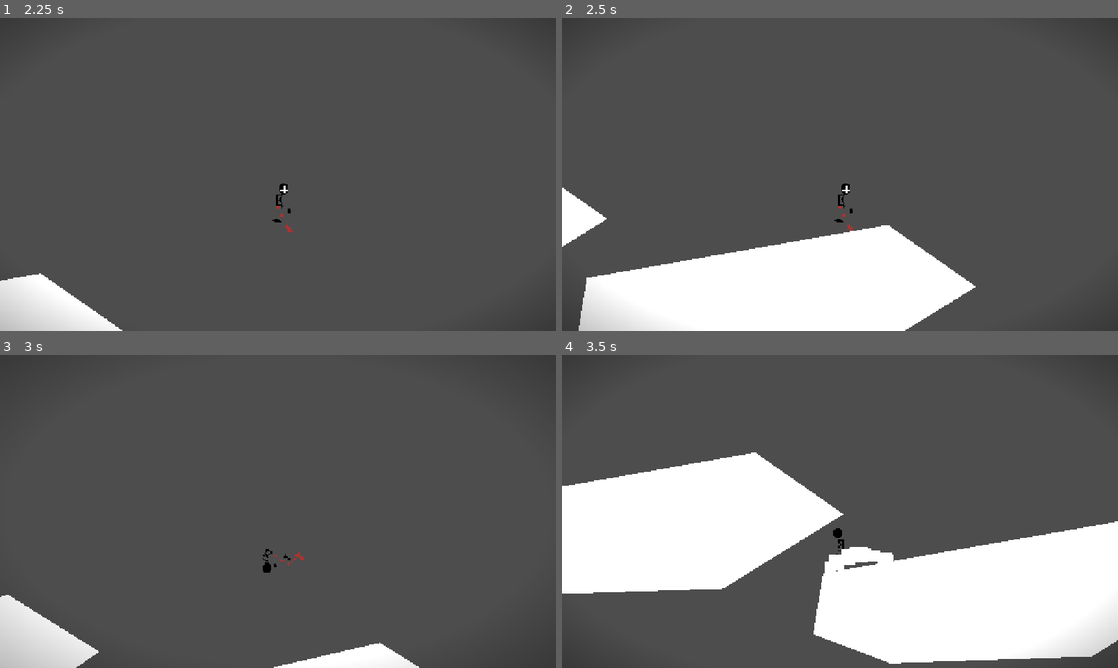
Above: before the commit, frames 1-4 (two rows, left to right).
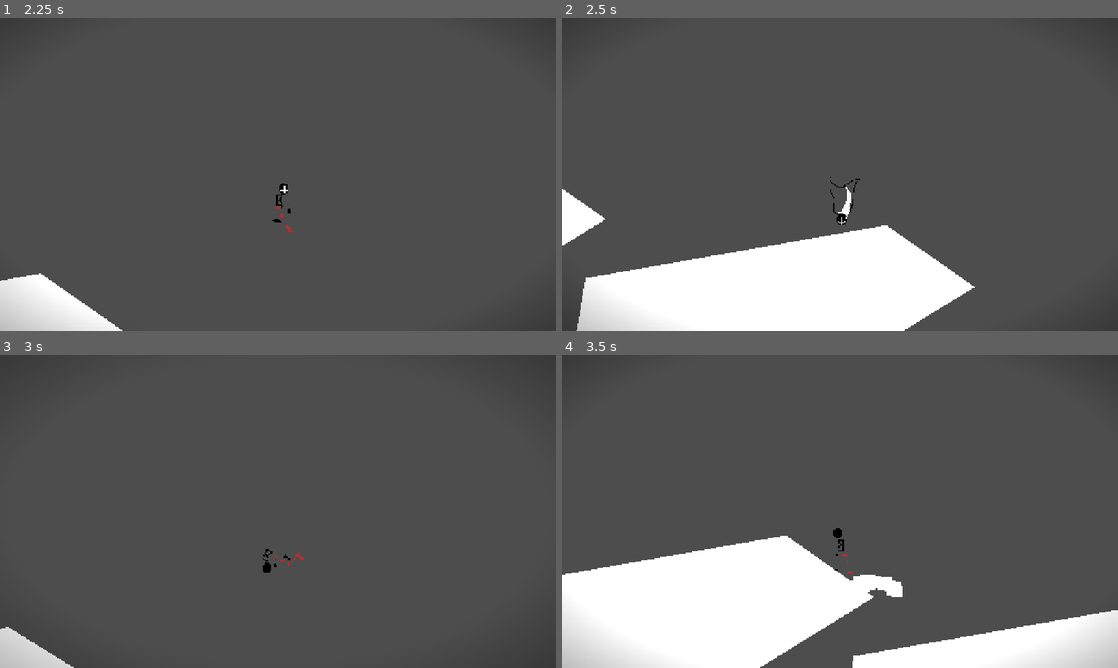
Above: after the commit, the same moments.

Repository: Jeremy-81/GamaBanda
Game: Godot game, scene res://scenes/menu/menu.tscn
The game is run twice, just before and just after one commit, with the same random seed, the same clock (stepped at 60 frames per second) and the same inputs.
Inputs (mouse positions are in pixels of both pictures, inside the frame that each line leads up to):
- Up to frame 1 (2.25 s): click "Play" at 0.5 s; tap Enter at 1.25 s; move the mouse to (400, 158) at 1.27 s; hold Space (jump) 1.28-2.03 s; hold D (go_right) from 1.28 s (still down); move the mouse to (166, 190) at 2.02 s; click (166, 190) at 2.1 s
- Up to frame 2 (2.5 s): keep holding D (go_right); tap Space (jump) at 2.27, 2.3 s
- Up to frame 3 (3 s): tap Space (jump) at 2.57 s; move the mouse to (333, 442) at 2.77 s; release D (go_right) at 2.78 s; hold A (go_left) from 2.78 s (still down); hold Space (jump) from 2.78 s (still down); tap Shift (dash) at 2.85 s
- Up to frame 4 (3.5 s): keep holding A (go_left); keep holding Space (jump)

Frame 1 is identical in both runs. In frame 2, 0.4% of the frame differs, in the area x 0-75%, y 50-100%; in frame 3, 2.7%; in frame 4, 40%, in the area x 0-100%, y 31-100%.

Commit message:
Fixed animations for the jump and speed fall

Diff:
--- a/project.godot
+++ b/project.godot
@@ -20,6 +20,12 @@
 window/size/viewport_width=1280
 window/size/viewport_height=720
 window/stretch/mode="canvas_items"
+
+[editor]
+
+movie_writer/video_quality=0.2
+movie_writer/movie_file="C:/Users/John Fernandez/Documents/Personal/Jam/GamaBanda/out/video.avi"
+movie_writer/fps=24
 
 [global_group]
 
--- a/scenes/objects/player/player.gd
+++ b/scenes/objects/player/player.gd
@@ -53,10 +53,12 @@
 	elif not in_coyote_time:
 		$CoyoteTimer.start();
 		in_coyote_time = true;
+	$AnimationTree.set("parameters/StateMachine/conditions/landed", is_on_floor());
 
 	var is_speed_falling := false;
 	if has_jumped and not is_on_floor() and Input.is_action_pressed("jump"):
 		is_speed_falling = true;
+	$AnimationTree.set("parameters/StateMachine/conditions/impulse", is_speed_falling);
 
 	if Input.is_action_just_pressed("dash") and can_dash and h_direction != 0.0:
 		h_direction = sign(h_direction);
@@ -75,7 +77,7 @@
 		has_jumped = true;
 
 	if is_speed_falling:
-		v_speed += gravity * delta * 16;
+		v_speed += gravity * delta * 4;
 	else:
 		v_speed += gravity * delta;
 
--- a/scenes/objects/player/player.tscn
+++ b/scenes/objects/player/player.tscn
@@ -272,11 +272,6 @@
 "name": &"land",
 "speed": 6.0
 }, {
-"frames": [],
-"loop": true,
-"name": &"new_animation",
-"speed": 5.0
-}, {
 "frames": [{
 "duration": 1.0,
 "texture": SubResource("AtlasTexture_jx0p0")
@@ -296,7 +291,7 @@
 "duration": 1.0,
 "texture": SubResource("AtlasTexture_iwans")
 }],
-"loop": false,
+"loop": true,
 "name": &"run",
 "speed": 12.0
 }]
@@ -439,7 +434,7 @@
 
 [sub_resource type="Animation" id="Animation_io36v"]
 resource_name = "jump"
-length = 0.45
+length = 0.43
 tracks/0/type = "value"
 tracks/0/imported = false
 tracks/0/enabled = true
@@ -555,40 +550,6 @@
 blend_point_1/pos = 1.0
 blend_mode = 1
 
-[sub_resource type="AnimationNodeAnimation" id="AnimationNodeAnimation_qfccq"]
-animation = &"fall_impulse"
-
-[sub_resource type="AnimationNodeAnimation" id="AnimationNodeAnimation_ejlqc"]
-animation = &"falling_fast"
-
-[sub_resource type="AnimationNodeAnimation" id="AnimationNodeAnimation_rp72t"]
-animation = &"land"
-
-[sub_resource type="AnimationNodeStateMachineTransition" id="AnimationNodeStateMachineTransition_g65c7"]
-advance_mode = 2
-
-[sub_resource type="AnimationNodeStateMachineTransition" id="AnimationNodeStateMachineTransition_japq8"]
-switch_mode = 2
-advance_mode = 2
-
-[sub_resource type="AnimationNodeStateMachineTransition" id="AnimationNodeStateMachineTransition_absnx"]
-advance_mode = 2
-advance_condition = &"landed"
-
-[sub_resource type="AnimationNodeStateMachineTransition" id="AnimationNodeStateMachineTransition_a2h7i"]
-switch_mode = 2
-advance_mode = 2
-
-[sub_resource type="AnimationNodeStateMachine" id="AnimationNodeStateMachine_ejlqc"]
-states/Start/position = Vector2(211, 82)
-states/fall_impulse/node = SubResource("AnimationNodeAnimation_qfccq")
-states/fall_impulse/position = Vector2(376, 74)
-states/falling_fast/node = SubResource("AnimationNodeAnimation_ejlqc")
-states/falling_fast/position = Vector2(606, 55)
-states/land/node = SubResource("AnimationNodeAnimation_rp72t")
-states/land/position = Vector2(743, 72)
-transitions = ["Start", "fall_impulse", SubResource("AnimationNodeStateMachineTransition_g65c7"), "fall_impulse", "falling_fast", SubResource("AnimationNodeStateMachineTransition_japq8"), "falling_fast", "land", SubResource("AnimationNodeStateMachineTransition_absnx"), "land", "End", SubResource("AnimationNodeStateMachineTransition_a2h7i")]
-
 [sub_resource type="AnimationNodeOneShot" id="AnimationNodeOneShot_gmdvr"]
 filter_enabled = true
 filters = ["AnimatedSprite:animation"]
@@ -611,6 +572,12 @@
 blend_point_2/pos = -0.1
 blend_mode = 1
 
+[sub_resource type="AnimationNodeAnimation" id="AnimationNodeAnimation_g65c7"]
+animation = &"fall_impulse"
+
+[sub_resource type="AnimationNodeAnimation" id="AnimationNodeAnimation_japq8"]
+animation = &"falling_fast"
+
 [sub_resource type="AnimationNodeAnimation" id="AnimationNodeAnimation_vwou5"]
 animation = &"falling_normal"
 
@@ -636,25 +603,46 @@
 switch_mode = 2
 advance_mode = 2
 
+[sub_resource type="AnimationNodeStateMachineTransition" id="AnimationNodeStateMachineTransition_vx2qb"]
+advance_mode = 2
+advance_condition = &"impulse"
+
+[sub_resource type="AnimationNodeStateMachineTransition" id="AnimationNodeStateMachineTransition_ibpxp"]
+switch_mode = 2
+advance_mode = 2
+
+[sub_resource type="AnimationNodeStateMachineTransition" id="AnimationNodeStateMachineTransition_5t4rm"]
+break_loop_at_end = true
+advance_mode = 2
+advance_condition = &"landed"
+
+[sub_resource type="AnimationNodeStateMachineTransition" id="AnimationNodeStateMachineTransition_io36v"]
+advance_mode = 2
+advance_condition = &"impulse"
+
 [sub_resource type="AnimationNodeStateMachine" id="AnimationNodeStateMachine_vx2qb"]
 states/Start/position = Vector2(198, 100)
+states/fall_impulse/node = SubResource("AnimationNodeAnimation_g65c7")
+states/fall_impulse/position = Vector2(542, 215)
+states/falling_fast/node = SubResource("AnimationNodeAnimation_japq8")
+states/falling_fast/position = Vector2(716, 215)
 states/falling_normal/node = SubResource("AnimationNodeAnimation_vwou5")
-states/falling_normal/position = Vector2(542, 99)
+states/falling_normal/position = Vector2(542, 95)
 states/jump/node = SubResource("AnimationNodeAnimation_absnx")
 states/jump/position = Vector2(362, 95)
 states/land/node = SubResource("AnimationNodeAnimation_a2h7i")
-states/land/position = Vector2(716, 95)
-transitions = ["Start", "jump", SubResource("AnimationNodeSt …(229 unchanged characters)… mationNodeStateMachineTransition_qfccq")]
+states/land/position = Vector2(723, 95)
+transitions = ["Start", "jump", SubResource("AnimationNodeSt …(229 unchanged characters)… mationNodeStateMachineTransition_qfccq"), "falling_normal", "fall_impulse", SubResource("AnimationNodeStateMachineTransition_vx2qb"), "fall_impulse", "falling_fast", SubResource("AnimationNodeStateMachineTransition_ibpxp"), "falling_fast", "land", SubResource("AnimationNodeStateMachineTransition_5t4rm"), "jump", "fall_impulse", SubResource("AnimationNodeStateMachineTransition_io36v")]
 
 [sub_resource type="AnimationNodeBlendTree" id="AnimationNodeBlendTree_bdcal"]
-graph_offset = Vector2(-387.36435, 18.985031)
+graph_offset = Vector2(-615.35077, 69.621765)
 nodes/output/position = Vector2(820, 140)
 nodes/Direction/node = SubResource("AnimationNodeBlendSpace1D_gmdvr")
 nodes/Direction/position = Vector2(-840, 160)
 "nodes/Animation 2/node" = SubResource("AnimationNodeAnimation_dvfu2")
 "nodes/Animation 2/position" = Vector2(140, 480)
 nodes/StateMachine/node = SubResource("AnimationNodeStateMachine_vx2qb")
-nodes/StateMachine/position = Vector2(-220, 460)
+nodes/StateMachine/position = Vector2(-280, 440)
 nodes/Add2/node = SubResource("AnimationNodeAdd2_nkbs0")
 nodes/Add2/position = Vector2(-220, 140)
 nodes/Movement/node = SubResource("AnimationNodeBlendSpace1D_dvfu2")
@@ -663,8 +651,6 @@
 nodes/Dash/position = Vector2(320, 160)
 nodes/Jump/node = SubResource("AnimationNodeOneShot_gmdvr")
 nodes/Jump/position = Vector2(40, 140)
-nodes/FastFall/node = SubResource("AnimationNodeStateMachine_ejlqc")
-nodes/FastFall/position = Vector2(480, 520)
 node_connections = [&"output", 0, &"Dash", &"Add2", 0, &"Direction", &"Add2", 1, &"Movement", &"Dash", 0, &"Jump", &"Dash", 1, &"Animation 2", &"Jump", 0, &"Add2", &"Jump", 1, &"StateMachine"]
 
 [sub_resource type="RectangleShape2D" id="RectangleShape2D_0a575"]
@@ -679,7 +665,7 @@
 sprite_frames = SubResource("SpriteFrames_g65c7")
 animation = &"run"
 autoplay = "default"
-frame_progress = 0.08054538
+frame_progress = 0.6526183
 
 [node name="CollisionShape2D" type="CollisionShape2D" parent="." unique_id=1364101473]
 shape = SubResource("CapsuleShape2D_g10m2")
@@ -721,6 +707,7 @@
 libraries/ = SubResource("AnimationLibrary_io36v")
 tree_root = SubResource("AnimationNodeBlendTree_bdcal")
 parameters/Direction/blend_position = 1.18
+parameters/StateMachine/conditions/impulse = false
 parameters/StateMachine/conditions/landed = false
 parameters/Add2/add_amount = 1.0
 parameters/Movement/blend_position = 0.389
@@ -730,7 +717,6 @@
 parameters/Jump/active = false
 parameters/Jump/internal_active = false
 parameters/Jump/request = 0
-parameters/FastFall/conditions/landed = false
 
 [node name="Hitbox" parent="." unique_id=487133279 node_paths=PackedStringArray("entity") instance=ExtResource("3_0a575")]
 collision_layer = 2
